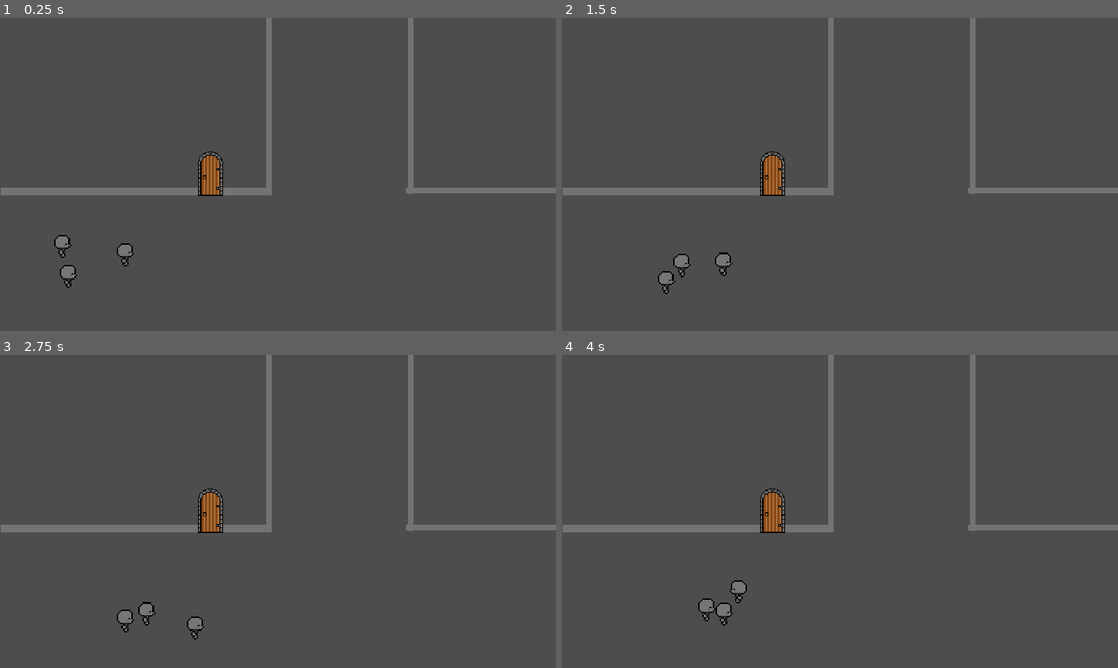
Above: before the commit, frames 1-4 (two rows, left to right).
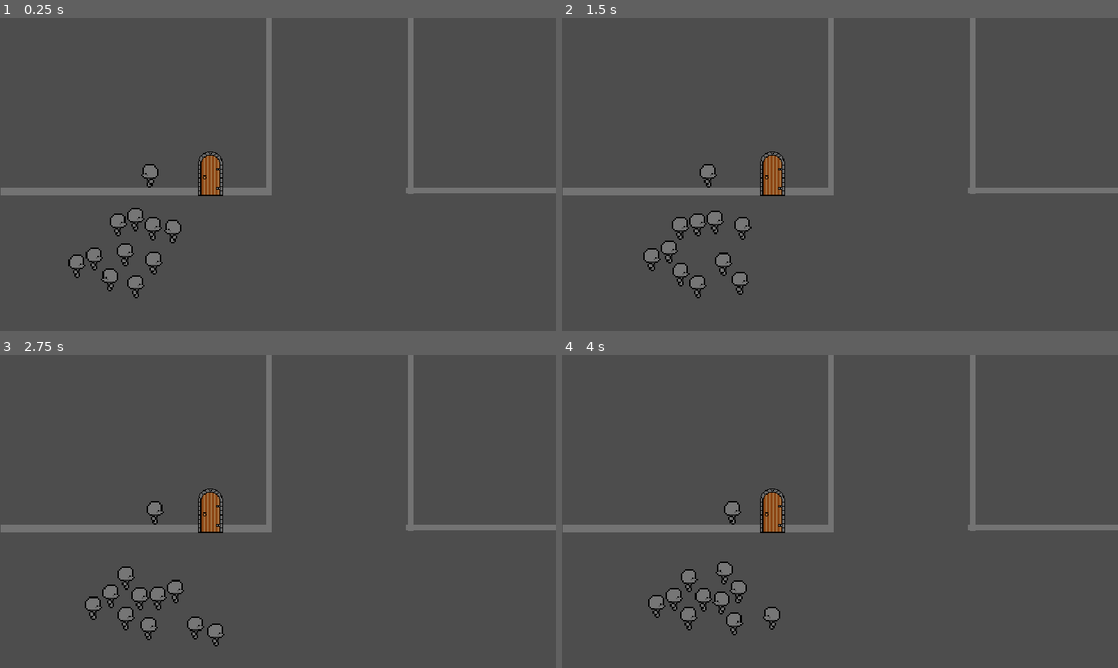
Above: after the commit, the same moments.

Repository: DubiousDuck/Manny-Takes-on-Upper-Management
Game: Godot game, scene res://overworld/sample_overworld.tscn
The game is run twice, just before and just after one commit, with the same random seed, the same clock (stepped at 60 frames per second) and the same inputs.
Inputs (mouse positions are in pixels of both pictures, inside the frame that each line leads up to):
- Up to frame 1 (0.25 s): no input
- Up to frame 2 (1.5 s): tap Enter (ui_accept) at 0.5, 0.77 s; move the mouse to (962, 158) at 0.52 s; hold Right (ui_right) 0.53-1.28 s; click (962, 158) at 0.6 s; move the mouse to (728, 190) at 1.27 s; hold Down (ui_down) from 1.28 s (still down); click (728, 190) at 1.35 s
- Up to frame 3 (2.75 s): tap Enter (ui_accept) at 1.52 s; move the mouse to (333, 442) at 2.02 s; release Down (ui_down) at 2.03 s; hold Right (ui_right) from 2.03 s (still down); click (333, 442) at 2.1 s
- Up to frame 4 (4 s): move the mouse to (812, 574) at 2.77 s; release Right (ui_right) at 2.78 s; hold Up (ui_up) 2.78-3.53 s; click (812, 574) at 2.85 s; tap Enter (ui_accept) at 3.02, 3.77 s; move the mouse to (1006, 558) at 3.52 s; hold Left (ui_left) from 3.53 s (still down); click (1006, 558) at 3.6 s

The runs differ from the first frame. In frame 1, 1.7% of the frame differs, in the area x 9-33%, y 46-90%; in frame 2, 1.6%; in frame 3, 1.5%; in frame 4, 1.6%.

Commit message:
follower variable spawns

Diff:
--- a/overworld/follower.gd
+++ b/overworld/follower.gd
@@ -2,7 +2,7 @@
 
 class_name Follower
 
-const TELE_D = 400
+const TELE_D = 600
 const FOLLOW_D = 90
 const DISPERSE_D = 60
 
@@ -13,7 +13,9 @@
 var dir = Vector2.RIGHT
 var turn_timer = 0.0
 var turning = false
+
 var lastpos = Vector2(0,0)
+var vel_moving_average = Vector2(0,0)
 
 func _physics_process(delta):
 	# Decrease the cooldown timer.
@@ -61,16 +63,17 @@
 			velocity.y = move_toward(velocity.y, 0, SPEED)
 		turn_timer = TURN_COOLDOWN
 
-	move_and_slide()
 	anim_handler(delta)
 	lastpos = position
+	move_and_slide()
 
 
 func anim_handler(delta):
-	var idle = (lastpos-position).length() < SPEED*delta*0.1
-	if abs(velocity.y) > SPEED * sqrt(2) / 2 + 1e-2 and not idle:
+	vel_moving_average = vel_moving_average*0.8 + 0.2*(lastpos-position) / delta
+	var idle = (vel_moving_average.length() < SPEED*0.25)
+	if abs(vel_moving_average.y) > SPEED * sqrt(2) / 2 + 1e-2 and not idle:
 		$AnimationPlayer.play("unit_anim/front_walk")
-	elif velocity != Vector2.ZERO and not idle:
+	elif vel_moving_average != Vector2.ZERO and not idle:
 		$AnimationPlayer.play("unit_anim/side_walk")
 	else:
 		$AnimationPlayer.play("unit_anim/front_idle")
--- a/overworld/overworld.gd
+++ b/overworld/overworld.gd
@@ -3,6 +3,24 @@
 ## General class for any overworld
 class_name Overworld
 
+var follower_count = 10
+var follower_spawn_radius = 150
+
+func spawn_followers(num_followers: int) -> void:
+	# Get a reference to the player node. Adjust the node path as needed.
+	var player = get_node("Player")
+	var player_pos = player.position
+	var follower_scene = preload("res://overworld/Follower.tscn")
+
+	for i in range(num_followers):
+		var angle = randf_range(0, 2 * PI)
+		var distance = randf_range(0, follower_spawn_radius)
+		var offset = Vector2(cos(angle), sin(angle)) * distance
+		var follower = follower_scene.instantiate()
+		follower.position = player_pos + offset
+		add_child(follower)
+
 func _ready():
 	#make the game remember this is the last overworld loaded
 	Global.set_last_overworld(get_tree().current_scene.scene_file_path)
+	spawn_followers(follower_count)
--- a/overworld/sample_overworld.tscn
+++ b/overworld/sample_overworld.tscn
@@ -1,10 +1,9 @@
-[gd_scene load_steps=10 format=3 uid="uid://bl3rxfaj4snxv"]
+[gd_scene load_steps=9 format=3 uid="uid://bl3rxfaj4snxv"]
 
 [ext_resource type="PackedScene" uid="uid://vjjenmk6qvnq" path="res://overworld/Player.tscn" id="1_i2n66"]
 [ext_resource type="Script" path="res://overworld/overworld.gd" id="1_o2m1g"]
 [ext_resource type="Script" path="res://overworld/door.gd" id="2_igj1o"]
 [ext_resource type="Texture2D" uid="uid://coy382quxt11e" path="res://assets/door.png" id="2_yeq1s"]
-[ext_resource type="PackedScene" uid="uid://cabi3s34sqtgq" path="res://overworld/Follower.tscn" id="3_74ojj"]
 
 [sub_resource type="RectangleShape2D" id="RectangleShape2D_ytewl"]
 size = Vector2(561.75, 15)
@@ -81,12 +80,6 @@
 offset_bottom = 17.5
 color = Color(0.450648, 0.450648, 0.450648, 1)
 
-[node name="Follower" parent="." instance=ExtResource("3_74ojj")]
-position = Vector2(114, 465)
-
-[node name="Follower2" parent="." instance=ExtResource("3_74ojj")]
-position = Vector2(127, 537)
-
 [node name="Player" parent="." instance=ExtResource("1_i2n66")]
 position = Vector2(264, 485)
 
